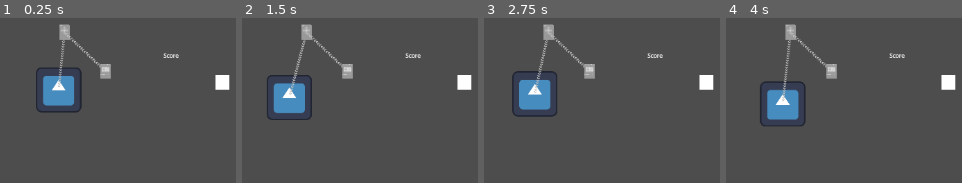
Above: before the commit, frames 1-4 (left to right).
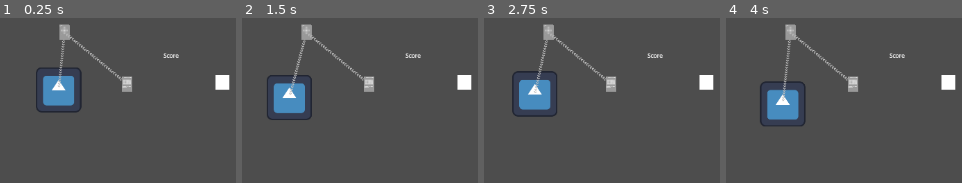
Above: after the commit, the same moments.

Repository: hpi-swa-lab/syntactic-shuffle
Game: Godot game, scene res://main.tscn
Same seed, same stepped clock (60 frames per second), same inputs: the game is played once before the commit and once after it. The engine's default icon, where the game draws it, is replaced by a stand-in: a white triangle on a blue panel in a dark square.
Inputs (mouse positions are in pixels of both pictures, inside the frame that each line leads up to):
- Up to frame 1 (0.25 s): no input
- Up to frame 2 (1.5 s): move the mouse to (outside the picture) at 0.52 s; click (outside the picture) at 0.67 s; drag from (350, 168) to (463, 82) at 1.27 s
- Up to frame 3 (2.75 s): move the mouse to (outside the picture) at 2.02 s; click (outside the picture) at 2.17 s
- Up to frame 4 (4 s): drag from (outside the picture) to (754, 79) at 2.77 s; move the mouse to (outside the picture) at 3.52 s; click (outside the picture) at 3.67 s

The runs differ from the first frame. In frame 1, 1.3% of the frame differs, in the area x 28-56%, y 10-45%; in frame 2, 1.3%; in frame 3, 1.3%; in frame 4, 1.3%.

Commit message:
add imports

Diff:
--- a/main.tscn
+++ b/main.tscn
@@ -1,13 +1,13 @@
 [gd_scene load_steps=14 format=3 uid="uid://bj4m20wd8ubfd"]
 
 [ext_resource type="Texture2D" uid="uid://c52trtl0cac7l" path="res://icon.svg" id="1_1aexm"]
-[ext_resource type="Script" uid="uid://c8cfoeik47tv2" path="res://addons/cards/cards/RandomAxisCard.gd" id="3_5vw27"]
-[ext_resource type="Script" uid="uid://dsn8t1oa5bses" path="res://addons/cards/slots/slot.gd" id="4_5vw27"]
-[ext_resource type="Script" uid="uid://bu1higbimotmh" path="res://addons/cards/slots/object_input_slot.gd" id="5_kek77"]
-[ext_resource type="Script" uid="uid://b1hhj058mohfm" path="res://addons/cards/slots/output_slot.gd" id="6_4c57u"]
-[ext_resource type="Script" uid="uid://d23cwws3aqxp1" path="res://addons/cards/cards/MoveCard.gd" id="6_kek77"]
+[ext_resource type="Script" uid="uid://d23cwws3aqxp1" path="res://addons/cards/cards/MoveCard.gd" id="3_5vw27"]
+[ext_resource type="Script" uid="uid://dsn8t1oa5bses" path="res://addons/cards/slots/slot.gd" id="4_kek77"]
+[ext_resource type="Script" uid="uid://bu1higbimotmh" path="res://addons/cards/slots/object_input_slot.gd" id="5_4c57u"]
+[ext_resource type="Script" uid="uid://cvwcl5iet0pyp" path="res://addons/cards/slots/input_slot.gd" id="6_efxa6"]
+[ext_resource type="Script" uid="uid://c8cfoeik47tv2" path="res://addons/cards/cards/RandomAxisCard.gd" id="7_dg77c"]
 [ext_resource type="Script" uid="uid://cxldeg24krchn" path="res://camera_2d.gd" id="8_5vw27"]
-[ext_resource type="Script" uid="uid://cvwcl5iet0pyp" path="res://addons/cards/slots/input_slot.gd" id="8_efxa6"]
+[ext_resource type="Script" uid="uid://b1hhj058mohfm" path="res://addons/cards/slots/output_slot.gd" id="8_ycdy4"]
 
 [sub_resource type="RectangleShape2D" id="RectangleShape2D_2lsvt"]
 size = Vector2(128, 128)
@@ -66,12 +66,12 @@
 script = ExtResource("8_5vw27")
 
 [node name="MoveCard" type="Node2D" parent="."]
-script = ExtResource("6_kek77")
-slots = Array[ExtResource("4_5vw27")]([SubResource("Resource_5vw27"), SubResource("Resource_kek77")])
-metadata/_custom_type_script = ExtResource("6_kek77")
+script = ExtResource("3_5vw27")
+slots = Array[ExtResource("4_kek77")]([SubResource("Resource_w48qg"), SubResource("Resource_vivmo")])
+metadata/_custom_type_script = ExtResource("3_5vw27")
 
 [node name="RandomAxisCard" type="Node2D" parent="."]
-position = Vector2(116, 110)
-script = ExtResource("3_5vw27")
-slots = Array[ExtResource("4_5vw27")]([SubResource("Resource_4c57u")])
-metadata/_custom_type_script = ExtResource("3_5vw27")
+position = Vector2(177, 146)
+script = ExtResource("7_dg77c")
+slots = Array[ExtResource("4_kek77")]([SubResource("Resource_2cqfq")])
+metadata/_custom_type_script = ExtResource("7_dg77c")
Not shown: 1 places in main.tscn that only renumber resources
Not shown, added: resources/AlienPolice.png.import
Not shown, added: resources/AlienSpecOps.png.import
Not shown, added: resources/BaseGun.png.import
Not shown, added: resources/Grass.png.import
Not shown, added: resources/Grass2.png.import
Not shown, added: resources/MainCharacter_2.png.import
Not shown, added: resources/MusicBox.png.import
Not shown, added: resources/Road.png.import
Not shown, added: resources/Robot.png.import
Not shown, added: resources/alienRifle.png.import
Not shown, added: resources/alienRifleNew.png.import
(and 14 more such lines)
